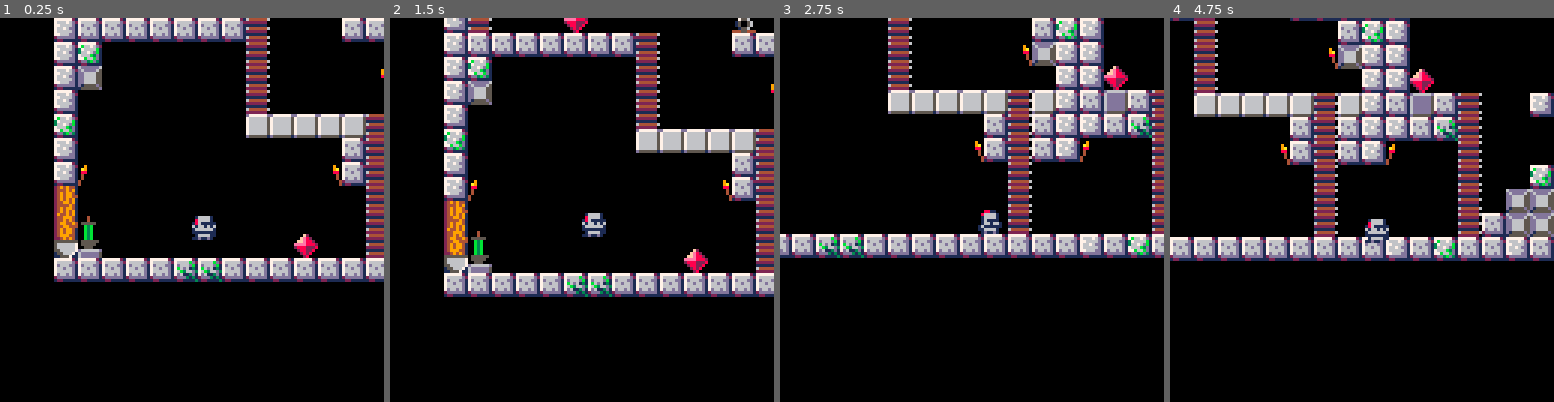
Above: before the commit, frames 1-4 (left to right).
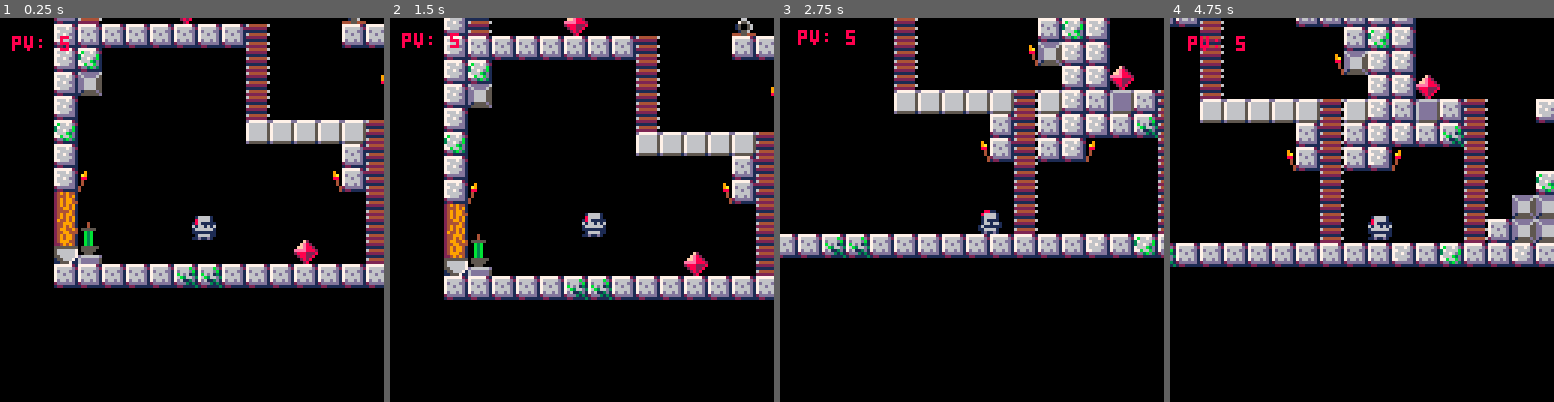
Above: after the commit, the same moments.

Repository: DMatthieu/Nibelheim-Ascension
Game: PICO-8 cartridge main.p8
Same seed, same stepped clock (60 frames per second), same inputs: the game is played once before the commit and once after it.
Inputs:
- Up to frame 1 (0.25 s): no input
- Up to frame 2 (1.5 s): tap X (X key) at 0.33, 1.07 s; tap O (Z key) at 0.7 s
- Up to frame 3 (2.75 s): hold Right 1.6-2.1 s; tap O (Z key) at 1.7, 2.1, 2.5 s; tap X (X key) at 1.85 s; hold Up 2.15-2.42 s; hold Right from 2.47 s (still down)
- Up to frame 4 (4.75 s): tap O (Z key) every 0.4 s from 2.9 to 4.5 s; tap X (X key) at 2.97, 4.08 s; release Right at 3.03 s; hold Left 3.08-3.58 s; hold Right 4.02-4.68 s; hold Up from 4.73 s (still down)

The runs differ from the first frame. In frame 1, 17% of the frame differs, in the area x 3-100%, y 0-71%; in frame 2, 15%; in frame 3, 14%; in frame 4, 28%, in the area x 0-100%, y 0-65%.

Commit message:
init goblins movements + agro mechanics, basic player damages system + colliding stuffs

Diff:
--- a/main.p8
+++ b/main.p8
@@ -279,10 +279,12 @@
 
 
 __gff__
-0003030304080000000000000000000003030303000000000000000000000000030300000003000000000000000000000303100000000000000000000000000000000000000000000000000000000000000000000000000000000000000000000000000000000000000000000000000000000000000000000000000000000000
+0003030304082000000000000000000003030303004000000000000000000000030300000003000000000000000000000303100000000000000000000000000000000000000000000000000000000000000000000000000000000000000000000000000000000000000000000000000000000000000000000000000000000000
 0000000000000000000000000000000000000000000000000000000000000000000000000000000000000000000000000000000000000000000000000000000000000000000000000000000000000000000000000000000000000000000000000000000000000000000000000000000000000000000000000000000000000000
 
 
 
 
 
+
+
--- a/src/classes/game_map.lua
+++ b/src/classes/game_map.lua
@@ -5,8 +5,7 @@
   local instance = setmetatable({}, Game_map)
 
   instance.monsters = {
-    { m_type = Goblin:new(367, 496) },
-    { m_type = Goblin:new(350, 496) }
+    { m_type = Goblin:new(367, 496) }
   }
   return instance
 end
--- a/src/classes/goblin.lua
+++ b/src/classes/goblin.lua
@@ -9,14 +9,26 @@
   instance.w = 0
   instance.h = 0
   instance.anim = 0
-  instance.sp =
-    --sprite
-    41
+
+  --physics
+  instance.gravity = 0.3
+  instance.friction = 0.85
+  instance.acc = 0.2
+  instance.boost = 3
+
+  instance.dx = 0
+  instance.dy = 0
+  instance.go_to_left = false
+  instance.go_to_right = false
+  --sprite
+  instance.sp = 41
+
   instance.pv = 1
   instance.flp = false
   --states
   instance.alive = true
   instance.dead = false
+  instance.running = false
   -- agro
   instance.agro_radius = 20
   instance.debug_agro = true
@@ -29,14 +41,59 @@
   --hurt to death
   if self.pv <= 0 then
     self.spr = 0
-    sfx(4)
+    sfx(5)
     self:die()
   end
 
   --animate
   self:animate()
 
-  -- self:check_blade_collisions()
+  --physics
+  --self.dy += self.gravity
+  self.dx *= self.friction
+
+  self.x += self.dx
+  self.y += self.dy
+
+  -- ***** ORDER MACHINE ****
+  -- ORDER: Go to LEFT or RIGHT
+  if self.go_to_left then
+    self.dx -= self.acc
+    self.running = true
+    self.flp = true
+  elseif self.go_to_right then
+    self.dx += self.acc
+    self.running = true
+    self.flp = false
+  else
+    self.running = false
+  end
+  --****************
+
+  -- check agro with player
+  if sphere_collide_sphere(self, player) then
+    self.agro_acquired = true
+  end
+
+  if spr_object_collide_spr_object(self, player) then
+    if self.agro_acquired then
+      player:damage(1)
+    end
+  end
+
+  --Si agro acquis...
+  if self.agro_acquired then
+    --Suit le joueur du regard...
+    if player.x < self.x then
+      self.flp = true
+      self.go_to_left = true
+      self.go_to_right = false
+    elseif player.x > self.x then
+      self.flp = false
+      self.go_to_left = false
+      self.go_to_right = true
+    end
+  end
 end
 
 function Goblin:draw()
--- a/src/classes/player.lua
+++ b/src/classes/player.lua
@@ -22,6 +22,13 @@
   instance.attack_duration = .2
   instance.sword_x = 0
   instance.sword_y = 0
+
+  --life and damage statements
+  instance.pv = 5
+  instance.damage_cooldown = 1
+  instance.last_damage_time = 0
+  instance.attack_cooldown = 1
+  instance.last_attack_time = .5
   --states
   instance.running = false
   instance.jumping = false
@@ -36,6 +43,9 @@
   instance.gravity = 0.3
   instance.friction = 0.85
 
+  --agro
+  instance.agro_radius = 8
+
   --camera
   instance.cam_x = 0
 
@@ -50,7 +60,9 @@
   self.cam_y = self.y - 64
   camera(self.cam_x, self.cam_y)
 
-  --physics
+  --PHYSICS
+  self.x += self.dx
+  self.y += self.dy
   self.dy += self.gravity
   self.dx *= self.friction
 
@@ -79,7 +91,7 @@
     self.climbing = false
   end
 
-  --compute sword position if attacking, even if it is not displayed
+  --compute sword position even if it is not displayed
   self.sword_x_left = self.x - 8
   self.sword_x_right = self.x + 8
   self.sword_y = self.y
@@ -105,6 +117,16 @@
     mset(mx, my, 0)
 
     sfx(1)
+  end
+
+  --get hurt by flag6 (flames, traps....)
+  if self.landed
+      and collide_map(player, "center", 6)
+      -- GESTION DU COOLDOWN
+      and time() - self.last_damage_time > self.damage_cooldown then
+    self.last_damage_time = time()
+    self.pv -= 1
+    sfx(4)
   end
 
   --attack with sword to the right
@@ -117,8 +139,6 @@
     self.attacking = true
     self.attacking_right = true
     self.attacking_left = false
-    -- self.sword_x = self.x + 8
-    -- self.sword_y = self.y
     self.attack_start_time = time()
     sfx(3)
   end
@@ -133,8 +153,6 @@
     self.attacking = true
     self.attacking_left = true
     self.attacking_right = false
-    -- self.sword_x = self.x - 8
-    -- self.sword_y = self.y
     self.attack_start_time = time()
     sfx(3)
   end
@@ -209,9 +227,6 @@
       self.sliding = false
     end
   end
-
-  self.x += self.dx
-  self.y += self.dy
 end
 
 function Player:draw()
@@ -226,6 +241,12 @@
     end
   end
 
+  --draw life points
+  for i = 1, self.pv do
+    print("pv: " .. self.pv, self.x - 60, self.y - 60, 8)
+  end
+
+  --DEBUG player X and Y
   if self.debug then
     print("x= " .. self.x, self.x - 60, self.y - 60, 8)
     print("y= " .. self.y, self.x - 60, self.y - 50, 8)
@@ -233,11 +254,6 @@
 end
 
 --******************
-
--- function Player:move()
---   if btn(0) then self.x -= self.dx end
---   if btn(1) then self.x += self.dx end
--- end
 
 function Player:animate()
   if self.jumping then
@@ -269,3 +285,10 @@
 function Player:limit_speed(num, maximum)
   return mid(-maximum, num, maximum)
 end
+
+function Player:damage(dmg)
+  if time() - self.last_damage_time > self.damage_cooldown then
+    self.last_damage_time = time()
+    self.pv -= dmg
+  end
+end
--- a/src/lib/collisions.lua
+++ b/src/lib/collisions.lua
@@ -1,4 +1,3 @@
-
 --Platformer mechanics and code are originally from
 --Nerdy Teachers.com
 --small adjustments and additions by Matt
@@ -27,7 +26,7 @@
   elseif aim == "up" then
     x1 = x + 1
     y1 = y - 1
-    x2 = x + w -1
+    x2 = x + w - 1
     y2 = y
   elseif aim == "down" then
     x1 = x + 2
@@ -48,11 +47,43 @@
   y2 /= 8
 
   if fget(mget(x1, y1), flag_number)
-  or fget(mget(x1, y2), flag_number)
-  or fget(mget(x2, y1), flag_number)
-  or fget(mget(x2, y2), flag_number)then
+      or fget(mget(x1, y2), flag_number)
+      or fget(mget(x2, y1), flag_number)
+      or fget(mget(x2, y2), flag_number) then
     return true
   else
     return false
   end
 end
+
+function sphere_collide_sphere(obj1, obj2)
+  local x1 = obj1.x
+  local y1 = obj1.y
+  -- local w1 = obj1.w
+  -- local h1 = obj1.h
+  local r1 = obj1.agro_radius
+
+  local x2 = obj2.x
+  local y2 = obj2.y
+  -- local w2 = obj2.w
+  -- local h2 = obj2.h
+  local r2 = obj2.agro_radius
+
+  return (abs(x1 - x2) <= (r1 + r2))
+end
+
+function spr_object_collide_spr_object(obj1, obj2)
+  local x1 = obj1.x
+  local y1 = obj1.y
+  -- local w1 = obj1.w
+  -- local h1 = obj1.h
+  local w1 = obj1.w
+
+  local x2 = obj2.x
+  local y2 = obj2.y
+  -- local w2 = obj2.w
+  -- local h2 = obj2.h
+  local w2 = obj2.w
+
+  return (abs(x1 - x2) <= 16)
+end
Not shown, changed: the sound effects (__sfx__) section of main.p8
